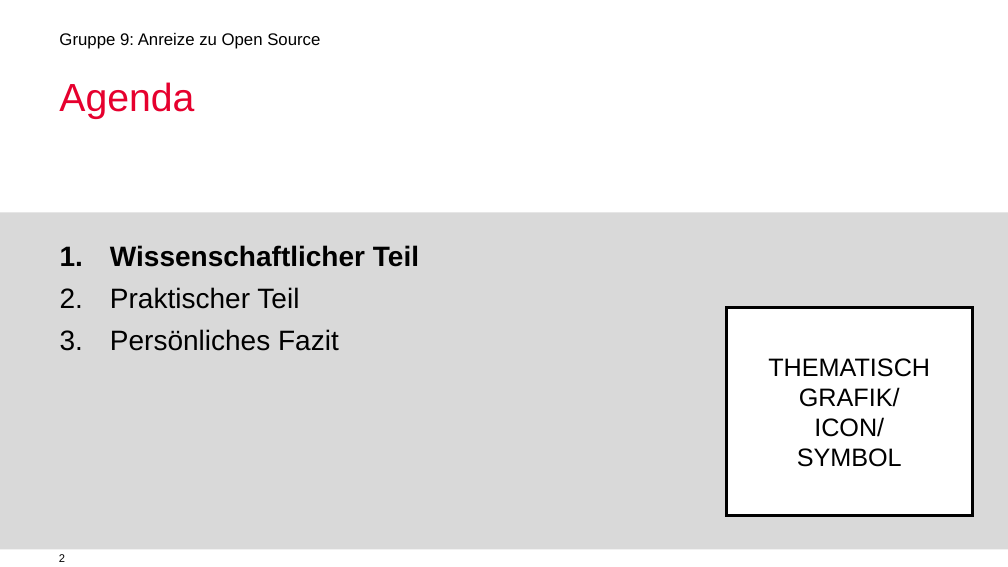
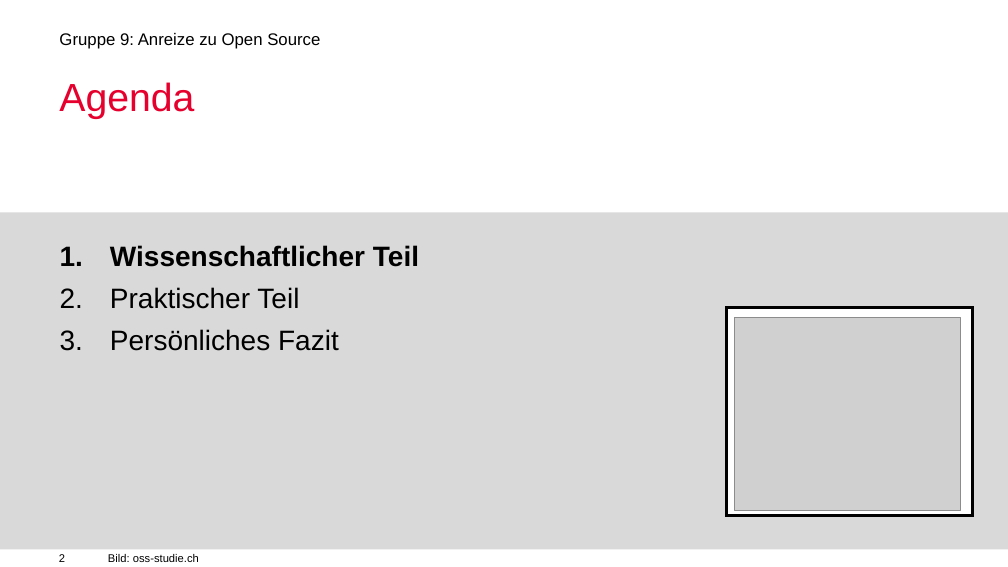
Before and after one commit to mauriziopiu/anreize_zu_open_source, a slide deck: slide 2 of OSS_Prasentation_open.odp. Drawn at 1008x567 pixels with LibreOffice and Linux fonts; fonts in the diff are those of the drawing; grey boxes stand for pictures; background and template pictures are left out. Boxes give left, top, right and bottom in pixels: in the first picture for what was removed or moved away, otherwise in the second. Text is boxed around its words. In the diff, an @@ line names an element or a change of style, - is before the commit and + after.

```diff
--- a/OSS_Prasentation_open.odp
+++ b/OSS_Prasentation_open.odp
@@ picture added at box(734, 318, 960, 510) @@
@@ text in rectangle at box(768, 358, 930, 467): text removed @@
-THEMATISCH GRAFIK/
-ICON/
-SYMBOL
@@ text added at box(108, 554, 199, 562), 8 pt, text #000000 @@
+Bild: oss-studie.ch
```
Also in this commit, not shown: 3 other slides changed.
